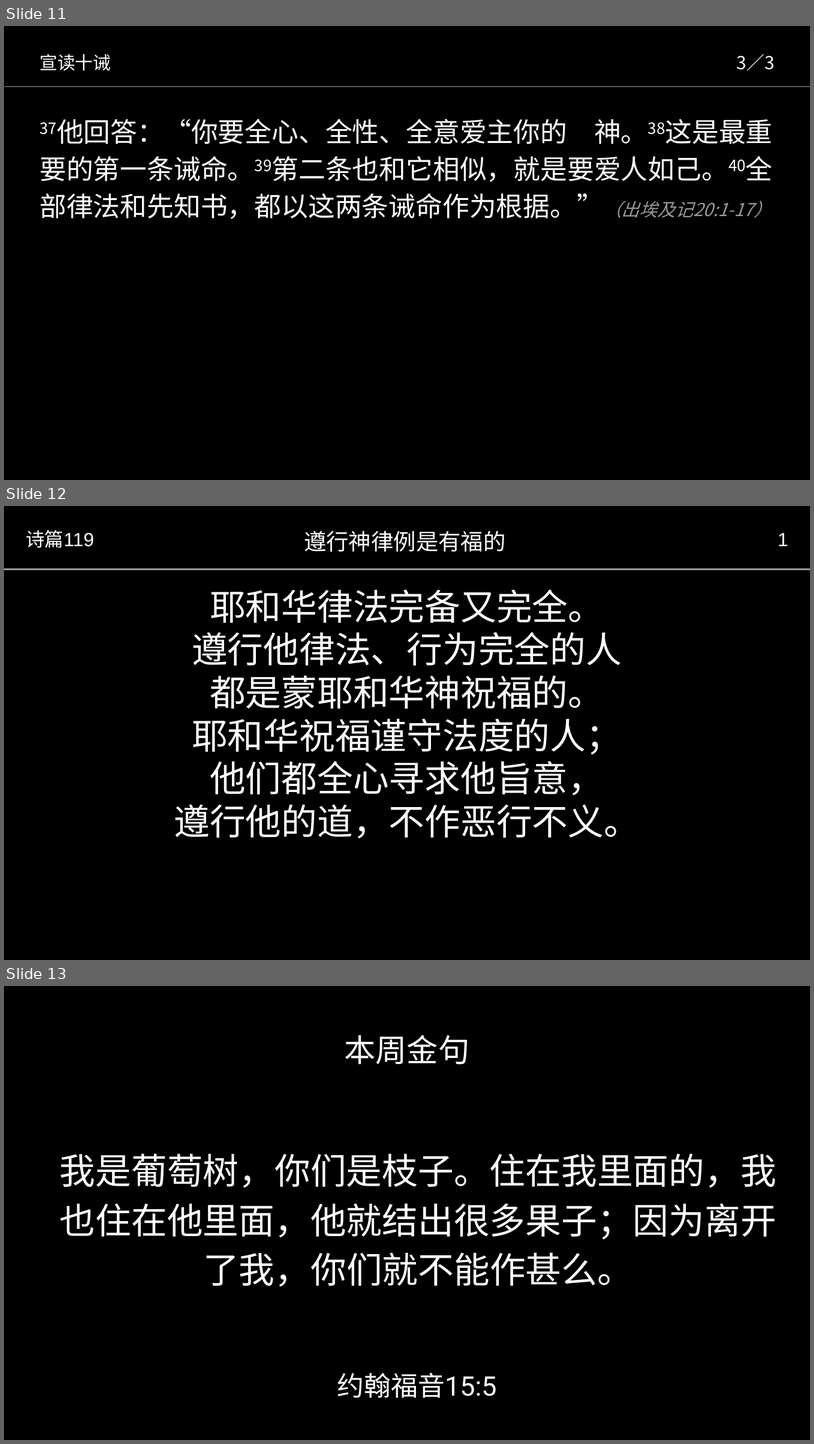
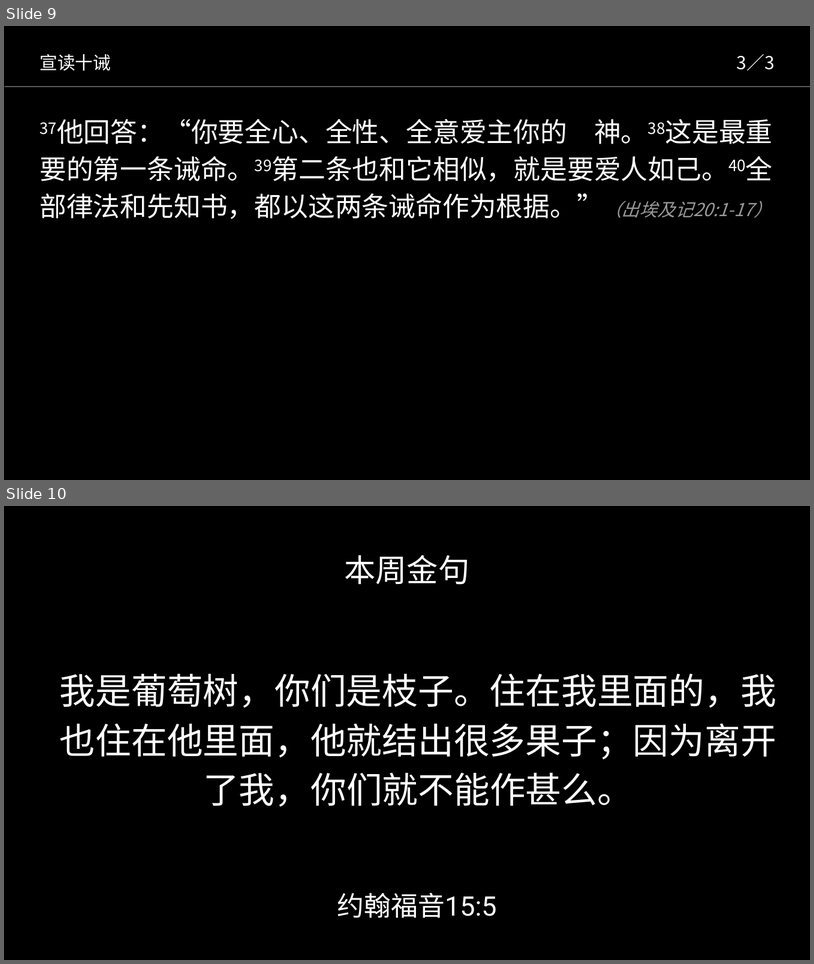
Before and after one commit to lengerrong/sundayapp, a slide deck: templates/worship.pptx. Shown one above the other, each under a label of ours: slides 11, 12 and 13 before the commit, slides 9 and 10 after it. The pictures are 814x1444 and 814x964 pixels, drawn with LibreOffice and Linux fonts; fonts in the diff are those of the drawing. Boxes give left, top, right and bottom in pixels: in the first picture for what was removed or moved away, otherwise in the second. Text is boxed around its words. In the diff, an @@ line names an element or a change of style, - is before the commit and + after.

```diff
--- a/templates/worship.pptx
+++ b/templates/worship.pptx
@@ slide 12 removed at box(4, 506, 810, 960), background #000000 @@
@@ text removed at box(26, 530, 94, 548) @@
-诗篇119
@@ text removed at box(304, 531, 506, 552) @@
-遵行神律例是有福的
@@ text removed at box(778, 533, 789, 546) @@
-1
@@ line removed from (4, 570) to (810, 570) @@
@@ text removed at box(174, 589, 640, 839) @@
-耶和华律法完备又完全。
-遵行他律法、行为完全的人
-都是蒙耶和华神祝福的。
-耶和华祝福谨守法度的人；
-他们都全心寻求他旨意，
-遵行他的道，不作恶行不义。
@@ what was slide 11 is now slide 9 @@
@@ what was slide 13 is now slide 10 @@
```
Also in this commit, not shown: 4 slides changed, 6 other slides removed, 4 other files.
